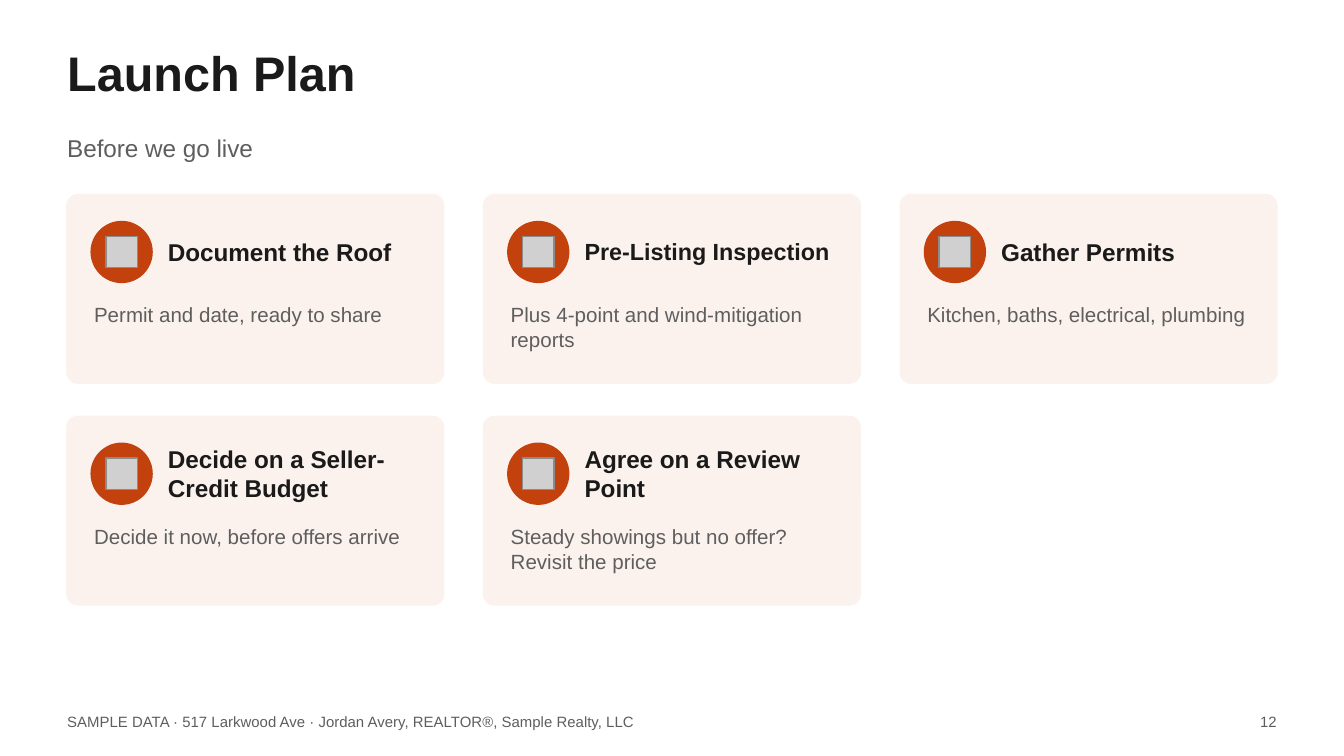
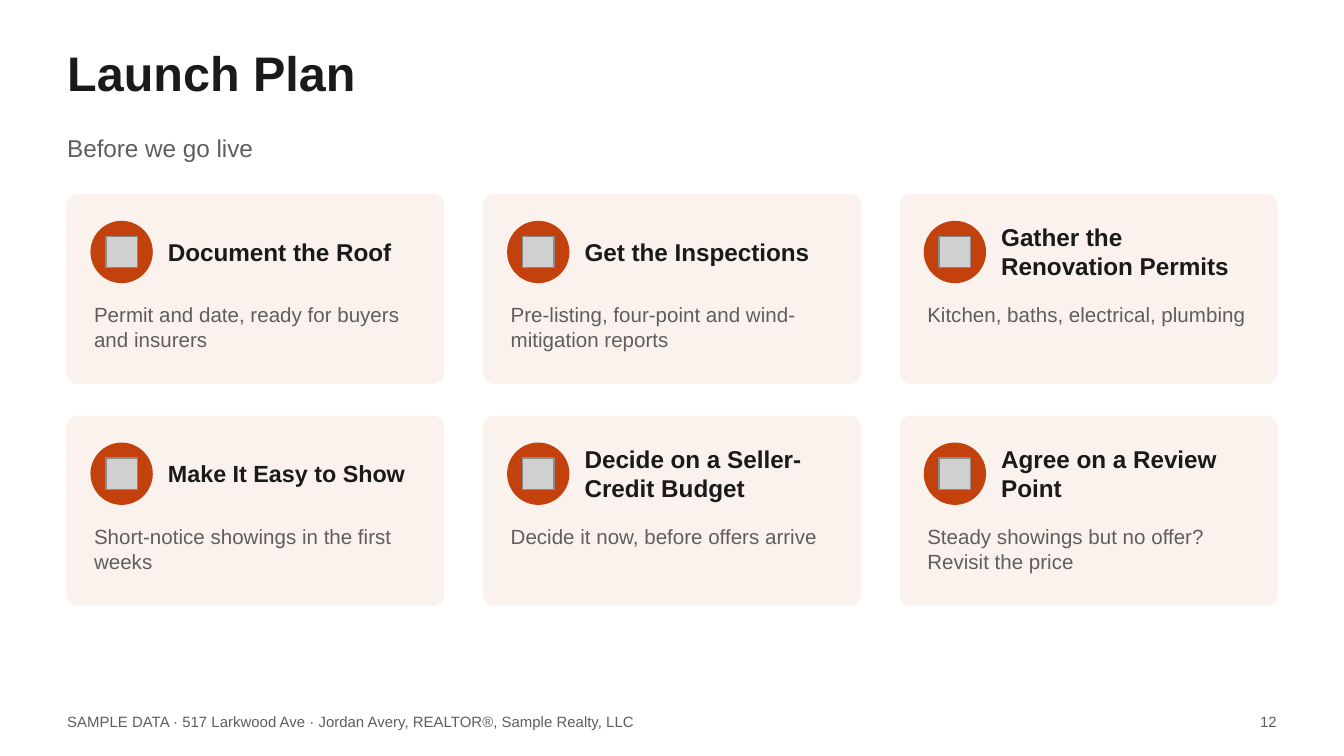
Before and after one commit to axelrivera/real-estate-skills, a slide deck: slide 12 of samples/seller-cma/517-Larkwood-Ave-Listing-Presentation.pptx. Drawn at 1344x756 pixels with LibreOffice and Linux fonts; fonts in the diff are those of the drawing; grey boxes stand for pictures. Boxes give left, top, right and bottom in pixels: in the first picture for what was removed or moved away, otherwise in the second. Text is boxed around its words. In the diff, an @@ line names an element or a change of style, - is before the commit and + after.

```diff
--- a/samples/seller-cma/517-Larkwood-Ave-Listing-Presentation.pptx
+++ b/samples/seller-cma/517-Larkwood-Ave-Listing-Presentation.pptx
@@ text at (1001, 228, 1229, 276): text changed @@
-Gather Permits
+Gather the Renovation Permits
@@ text at (585, 243, 810, 266): text changed; size 12.5 to 13 pt @@
-Pre-Listing Inspection
+Get the Inspections
@@ text at (94, 307, 399, 347): text changed @@
-Permit and date, ready to share
+Permit and date, ready for buyers and insurers
@@ text at (511, 307, 795, 352): text changed @@
-Plus 4-point and wind-mitigation reports
+Pre-listing, four-point and wind-mitigation reports
@@ rounded rectangle added at (900, 417, 1277, 605), fill #FBF2EE, outline #FBF2EE 1 pt @@
@@ ellipse added at (925, 444, 985, 504), fill #C2410C, outline #C2410C 1 pt @@
@@ text at (168, 465, 405, 487): text changed; size 13 to 12.5 pt @@
-Decide on a Seller-Credit Budget
+Make It Easy to Show
@@ text at (585, 450, 801, 502): text changed @@
-Agree on a Review Point
+Decide on a Seller-Credit Budget
@@ picture added at (939, 458, 970, 489) @@
@@ text added at (1001, 450, 1216, 498), 13 pt, text #1A1A1A, bold @@
+Agree on a Review Point
@@ text at (94, 529, 391, 569): text changed @@
-Decide it now, before offers arrive
+Short-notice showings in the first weeks
@@ text at (511, 529, 816, 547): text changed @@
-Steady showings but no offer? Revisit the price
+Decide it now, before offers arrive
@@ text added at (927, 529, 1203, 573), 11 pt, text #5E5E5E @@
+Steady showings but no offer? Revisit the price
```
Also in this commit, not shown: 13 other slides changed, 49 other files.
